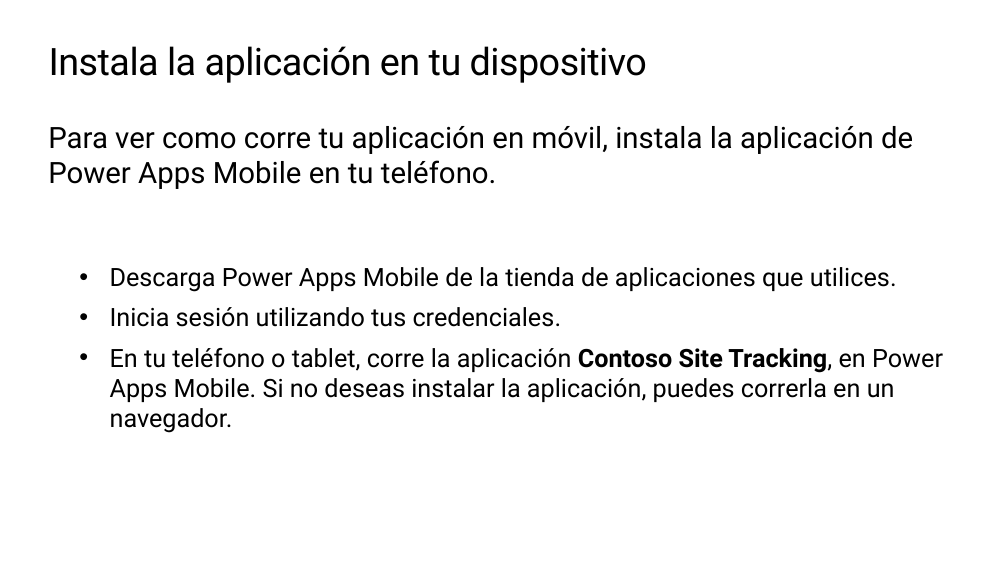
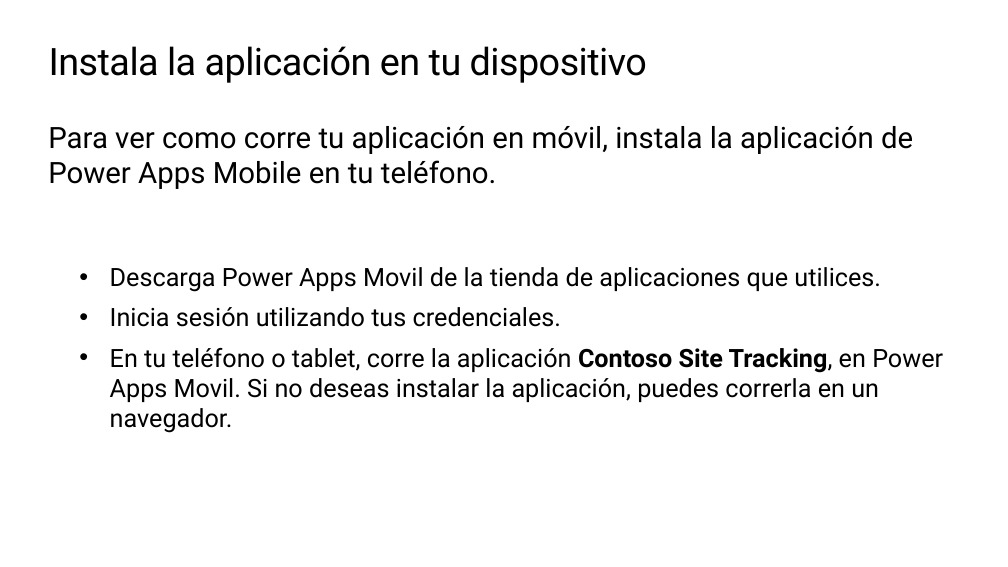
Before and after one commit to microsoft/workshop-library, a slide deck: slide 22 of full/power-platform-canvas-app/slides_es.pptx. Drawn at 1008x567 pixels with LibreOffice and Linux fonts; fonts in the diff are those of the drawing; background and template pictures are left out. Boxes give left, top, right and bottom in pixels: in the first picture for what was removed or moved away, otherwise in the second. Text is boxed around its words. In the diff, an @@ line names an element or a change of style, - is before the commit and + after.

Commit message:
últimas traducciones y enlaces corregidos en slides

```diff
--- a/full/power-platform-canvas-app/slides_es.pptx
+++ b/full/power-platform-canvas-app/slides_es.pptx
@@ text at box(110, 267, 881, 292): text changed @@
-• Descarga Power Apps Mobile de la tienda de aplicaciones que utilices.
+• Descarga Power Apps Movil de la tienda de aplicaciones que utilices.
@@ text at box(110, 348, 943, 433): text changed @@
-• En tu teléfono o tablet, corre la aplicación Contoso Site Tracking, en Power Apps Mobile. Si no deseas instalar la aplicación, puedes correrla en un navegador.
+• En tu teléfono o tablet, corre la aplicación Contoso Site Tracking, en Power Apps Movil. Si no deseas instalar la aplicación, puedes correrla en un navegador.
```
Also in this commit, not shown: 21 other slides changed, 6 slides added, 6 slides removed.
